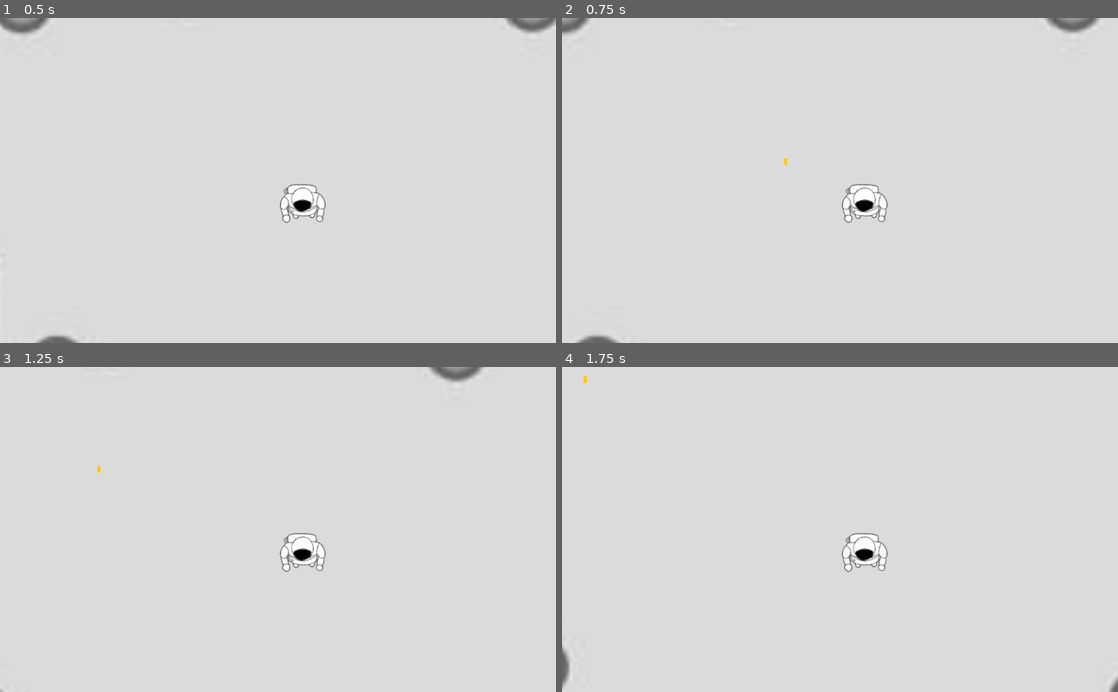
Above: before the commit, frames 1-4 (two rows, left to right).
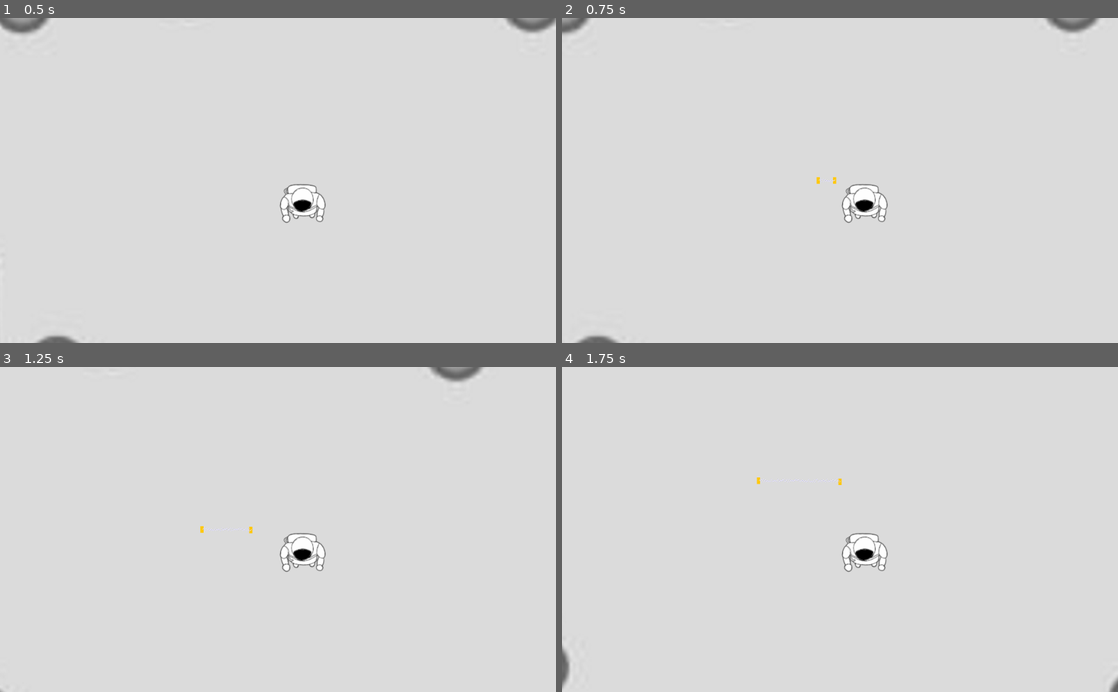
Above: after the commit, the same moments.

Repository: Tretjak/Projekt-vt21
Game: Godot game, scene res://main.tscn
Two runs of this game, one before a commit and one after it. Both use one fixed random seed, a clock stepped at 60 frames per second and the inputs below.
Inputs (mouse positions are in pixels of both pictures, inside the frame that each line leads up to):
- Up to frame 1 (0.5 s): no input
- Up to frame 2 (0.75 s): tap Enter (ui_accept) at 0.5, 0.6 s; move the mouse to (962, 164) at 0.52 s; hold Right (ui_right) from 0.53 s (still down)
- Up to frame 3 (1.25 s): keep holding Right (ui_right); tap Enter (ui_accept) at 0.77, 1.07 s
- Up to frame 4 (1.75 s): move the mouse to (728, 545) at 1.27 s; release Right (ui_right) at 1.28 s; hold Down (ui_down) from 1.28 s (still down); tap Enter (ui_accept) at 1.35, 1.52 s

Frame 1 is identical in both runs. In frame 2, less than 0.1% of the frame differs, in the area x 39-50%, y 43-52%; in frame 3, less than 0.1%; in frame 4, less than 0.1%, in the area x 3-51%, y 2-37%.

Commit message:
Fixat lite blixtexempel

Diff:
--- a/Projekt vt21/Assult.gd
+++ b/Projekt vt21/Assult.gd
@@ -8,6 +8,7 @@
 func _ready():
 	target = get_global_mouse_position()
 	velocity = -(position - target).normalized()
+
 	pass
 
 func _process(delta):
--- /dev/null
+++ b/Projekt vt21/Blixtspawner.gd
@@ -0,0 +1,36 @@
+extends Node2D
+
+var riktning = 0
+# Declare member variables here. Examples:
+# var a = 2
+# var b = "text"
+
+
+# Called when the node enters the scene tree for the first time.
+func _ready():
+	randomize()
+	choose_direction()
+	spawn_blixt(riktning)
+	pass # Replace with function body.
+
+
+# Called every frame. 'delta' is the elapsed time since the previous frame.
+func _process(delta):
+	spawn_blixt(riktning)
+	pass
+func choose_direction():
+	riktning = 0
+
+func spawn_blixt(dir):
+	var xspawn = 0
+	var yspawn = 0
+	if dir == 0:
+		xspawn = position.x+2
+		yspawn = randi()%5 - 2
+		var blixt = load("res://blixt.tscn").instance()
+		blixt.position.x = xspawn
+		blixt.position.y = yspawn
+		get_parent().add_child(blixt)
+		#spawna blixt
+	position.x = xspawn
+	position.y = yspawn
--- /dev/null
+++ b/Projekt vt21/Blixtspawner.tscn
@@ -0,0 +1,10 @@
+[gd_scene load_steps=3 format=2]
+
+[ext_resource path="res://Assets/Grafik/Shot_PlaceHolder.png" type="Texture" id=1]
+[ext_resource path="res://Blixtspawner.gd" type="Script" id=2]
+
+[node name="Blixtspawner" type="Node2D"]
+script = ExtResource( 2 )
+
+[node name="Sprite" type="Sprite" parent="."]
+texture = ExtResource( 1 )
--- a/Projekt vt21/Elektrisk.gd
+++ b/Projekt vt21/Elektrisk.gd
@@ -8,7 +8,10 @@
 func _ready():
 	target = get_global_mouse_position()
 	velocity = -(position - target).normalized()
+	var shot = load("res://Blixtspawner.tscn").instance()
+	add_child(shot)
 	pass
 
 func _process(delta):
-	position += velocity * speed
+	#position += velocity * speed
+	pass
--- a/Projekt vt21/Elektrisk.tscn
+++ b/Projekt vt21/Elektrisk.tscn
@@ -1,6 +1,6 @@
 [gd_scene load_steps=4 format=2]
 
-[ext_resource path="res://Assult.gd" type="Script" id=1]
+[ext_resource path="res://Elektrisk.gd" type="Script" id=1]
 [ext_resource path="res://Assets/Grafik/Shot_PlaceHolder.png" type="Texture" id=2]
 
 [sub_resource type="RectangleShape2D" id=1]
--- a/Projekt vt21/Player.gd
+++ b/Projekt vt21/Player.gd
@@ -22,7 +22,7 @@
 
 func shoot():
 	if weapon == "Handgun" and timer == 0:
-		var shot = load("res://HandGun.tscn").instance()
+		var shot = load("res://Elektrisk.tscn").instance()
 		shot.position = get_global_position()
 		get_parent().get_parent().add_child(shot)
 		timer = 1
--- a/Projekt vt21/Player.tscn
+++ b/Projekt vt21/Player.tscn
@@ -2,7 +2,6 @@
 
 [ext_resource path="res://Assets/Grafik/char-jenny.png" type="Texture" id=1]
 [ext_resource path="res://Player.gd" type="Script" id=2]
-
 
 [sub_resource type="RectangleShape2D" id=1]
 extents = Vector2( 42.9776, 36.4242 )
--- /dev/null
+++ b/Projekt vt21/blixt.tscn
@@ -0,0 +1,11 @@
+[gd_scene load_steps=2 format=2]
+
+[ext_resource path="res://Assets/Grafik/blixt.png" type="Texture" id=1]
+
+[node name="Sprite" type="Sprite"]
+texture = ExtResource( 1 )
+
+[node name="Sprite" type="Sprite" parent="."]
+visible = false
+position = Vector2( 2.05318, -1.43051e-06 )
+texture = ExtResource( 1 )
Binary file added: Projekt vt21/Assets/Grafik/blixt.png
Not shown, added: Projekt vt21/Assets/Grafik/blixt.png.import
